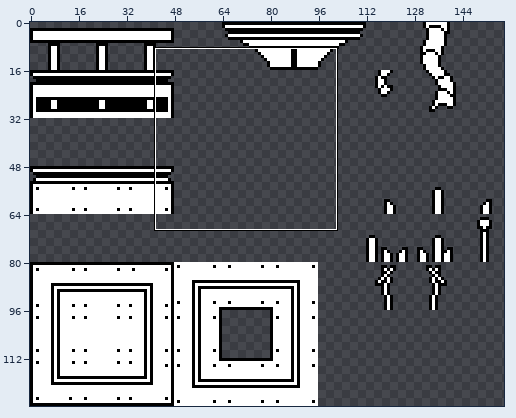
Two states of a pixel-art file, assets/world/techno_tower/techno_tower_tileset.aseprite. Above, an overview of the earlier version with the close-up marked.
Close-up. As it was:
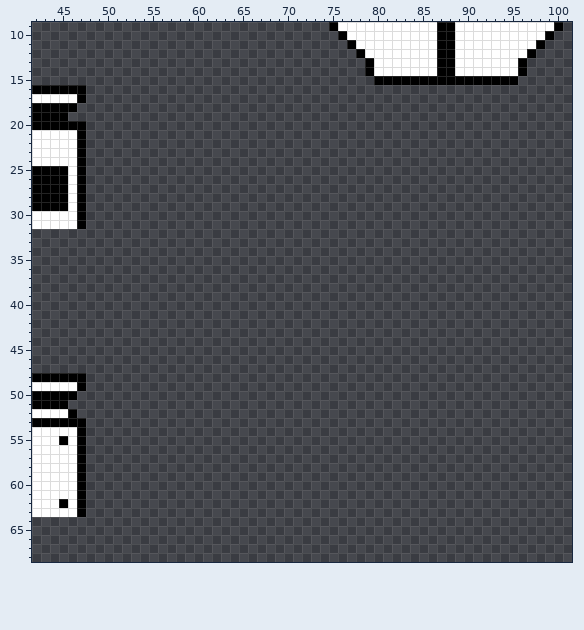
160x128 pixels, 1 frame. Shown: x 42..101, y 9..68. The wide view leaves out empty margins.
And afterwards:
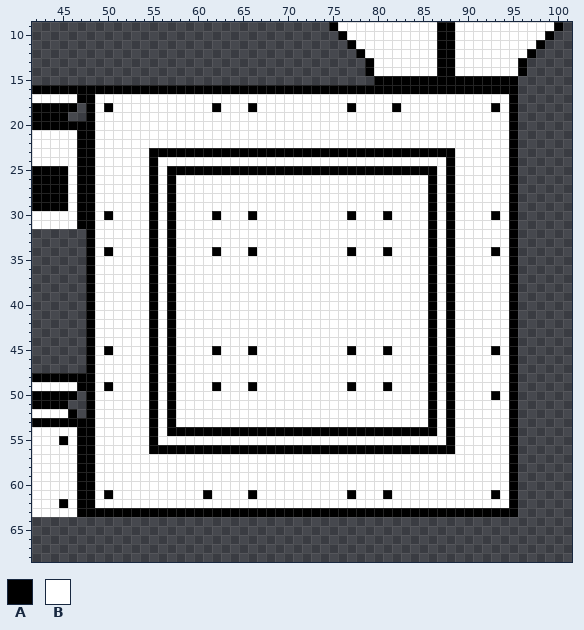
Palette (. is transparent): A #000000  B #ffffff
Message: Agregado el quinto nivel de la Techno tower
What changed:
Changed rows in their new state; - is an unchanged pixel.
first column x 48:
16 AAAAAAAAAAAAAAAAAAAAAAAAAAAAAAAAAAAAAAAAAAAAAAAA
17 ABBBBBBBBBBBBBBBBBBBBBBBBBBBBBBBBBBBBBBBBBBBBBBA
18 ABABBBBBBBBBBBABBBABBBBBBBBBBABBBBABBBBBBBBBBABA
19 ABBBBBBBBBBBBBBBBBBBBBBBBBBBBBBBBBBBBBBBBBBBBBBA
20 ABBBBBBBBBBBBBBBBBBBBBBBBBBBBBBBBBBBBBBBBBBBBBBA
21 ABBBBBBBBBBBBBBBBBBBBBBBBBBBBBBBBBBBBBBBBBBBBBBA
22 ABBBBBBBBBBBBBBBBBBBBBBBBBBBBBBBBBBBBBBBBBBBBBBA
23 ABBBBBBAAAAAAAAAAAAAAAAAAAAAAAAAAAAAAAAAABBBBBBA
24 ABBBBBBABBBBBBBBBBBBBBBBBBBBBBBBBBBBBBBBABBBBBBA
25 ABBBBBBABAAAAAAAAAAAAAAAAAAAAAAAAAAAAAABABBBBBBA
26 ABBBBBBABABBBBBBBBBBBBBBBBBBBBBBBBBBBBABABBBBBBA
27 ABBBBBBABABBBBBBBBBBBBBBBBBBBBBBBBBBBBABABBBBBBA
28 ABBBBBBABABBBBBBBBBBBBBBBBBBBBBBBBBBBBABABBBBBBA
29 ABBBBBBABABBBBBBBBBBBBBBBBBBBBBBBBBBBBABABBBBBBA
30 ABABBBBABABBBBABBBABBBBBBBBBBABBBABBBBABABBBBABA
31 ABBBBBBABABBBBBBBBBBBBBBBBBBBBBBBBBBBBABABBBBBBA
32 ABBBBBBABABBBBBBBBBBBBBBBBBBBBBBBBBBBBABABBBBBBA
33 ABBBBBBABABBBBBBBBBBBBBBBBBBBBBBBBBBBBABABBBBBBA
34 ABABBBBABABBBBABBBABBBBBBBBBBABBBABBBBABABBBBABA
35 ABBBBBBABABBBBBBBBBBBBBBBBBBBBBBBBBBBBABABBBBBBA
36 ABBBBBBABABBBBBBBBBBBBBBBBBBBBBBBBBBBBABABBBBBBA
37 ABBBBBBABABBBBBBBBBBBBBBBBBBBBBBBBBBBBABABBBBBBA
38 ABBBBBBABABBBBBBBBBBBBBBBBBBBBBBBBBBBBABABBBBBBA
39 ABBBBBBABABBBBBBBBBBBBBBBBBBBBBBBBBBBBABABBBBBBA
40 ABBBBBBABABBBBBBBBBBBBBBBBBBBBBBBBBBBBABABBBBBBA
41 ABBBBBBABABBBBBBBBBBBBBBBBBBBBBBBBBBBBABABBBBBBA
42 ABBBBBBABABBBBBBBBBBBBBBBBBBBBBBBBBBBBABABBBBBBA
43 ABBBBBBABABBBBBBBBBBBBBBBBBBBBBBBBBBBBABABBBBBBA
44 ABBBBBBABABBBBBBBBBBBBBBBBBBBBBBBBBBBBABABBBBBBA
45 ABABBBBABABBBBABBBABBBBBBBBBBABBBABBBBABABBBBABA
46 ABBBBBBABABBBBBBBBBBBBBBBBBBBBBBBBBBBBABABBBBBBA
47 ABBBBBBABABBBBBBBBBBBBBBBBBBBBBBBBBBBBABABBBBBBA
48 ABBBBBBABABBBBBBBBBBBBBBBBBBBBBBBBBBBBABABBBBBBA
49 ABABBBBABABBBBABBBABBBBBBBBBBABBBABBBBABABBBBBBA
50 ABBBBBBABABBBBBBBBBBBBBBBBBBBBBBBBBBBBABABBBBABA
51 ABBBBBBABABBBBBBBBBBBBBBBBBBBBBBBBBBBBABABBBBBBA
52 ABBBBBBABABBBBBBBBBBBBBBBBBBBBBBBBBBBBABABBBBBBA
53 ABBBBBBABABBBBBBBBBBBBBBBBBBBBBBBBBBBBABABBBBBBA
54 ABBBBBBABAAAAAAAAAAAAAAAAAAAAAAAAAAAAAABABBBBBBA
55 ABBBBBBABBBBBBBBBBBBBBBBBBBBBBBBBBBBBBBBABBBBBBA
56 ABBBBBBAAAAAAAAAAAAAAAAAAAAAAAAAAAAAAAAAABBBBBBA
57 ABBBBBBBBBBBBBBBBBBBBBBBBBBBBBBBBBBBBBBBBBBBBBBA
58 ABBBBBBBBBBBBBBBBBBBBBBBBBBBBBBBBBBBBBBBBBBBBBBA
59 ABBBBBBBBBBBBBBBBBBBBBBBBBBBBBBBBBBBBBBBBBBBBBBA
60 ABBBBBBBBBBBBBBBBBBBBBBBBBBBBBBBBBBBBBBBBBBBBBBA
61 ABABBBBBBBBBBABBBBABBBBBBBBBBABBBABBBBBBBBBBBABA
62 ABBBBBBBBBBBBBBBBBBBBBBBBBBBBBBBBBBBBBBBBBBBBBBA
63 AAAAAAAAAAAAAAAAAAAAAAAAAAAAAAAAAAAAAAAAAAAAAAAA
Changed places in both close-ups, as pixel boxes (x1, y1, x2, y2):
added: (86, 85, 518, 517)
